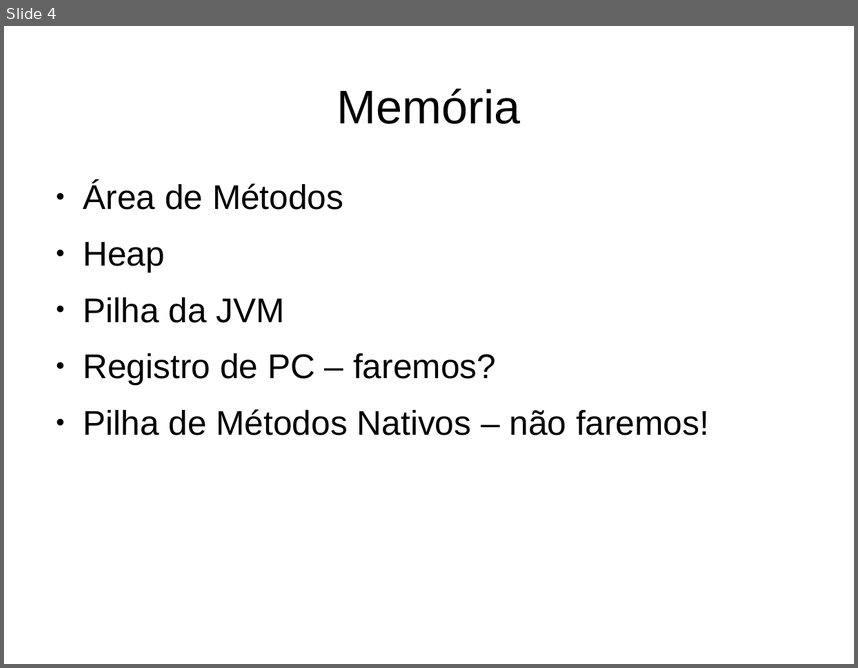
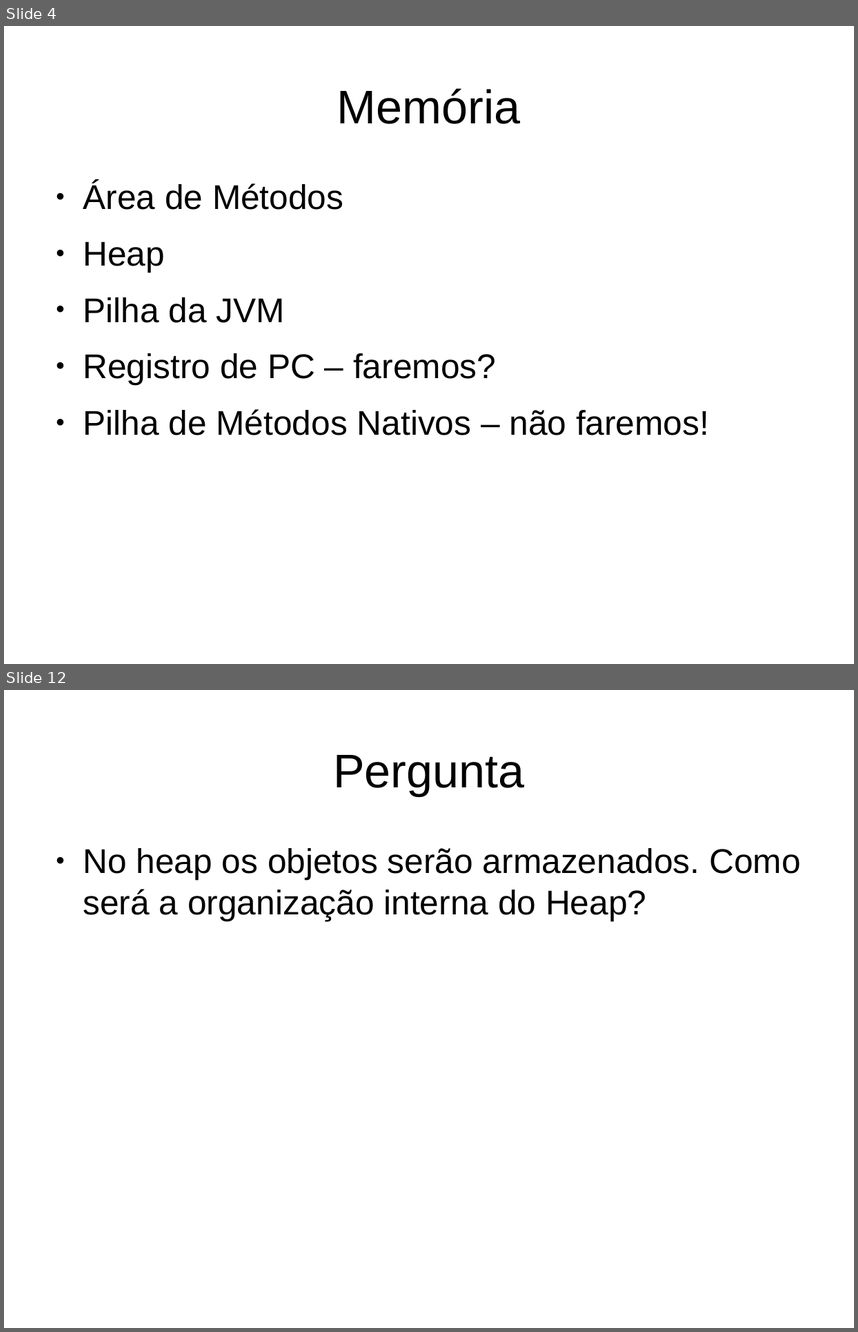
Before and after one commit to gabrielmm1234/jvm-sb, a slide deck: projetoLogico/apresentacao.odp. Shown one above the other, each under a label of ours: slide 4 before the commit, slides 4 and 12 after it; the slides between them are not shown. The pictures are 858x668 and 858x1332 pixels, drawn with LibreOffice and Linux fonts; fonts in the diff are those of the drawing. Boxes give left, top, right and bottom in pixels: in the first picture for what was removed or moved away, otherwise in the second. Text is boxed around its words. In the diff, an @@ line names an element or a change of style, - is before the commit and + after.

```diff
--- a/projetoLogico/apresentacao.odp
+++ b/projetoLogico/apresentacao.odp
@@ slide 12 added at (4, 690, 854, 1328), background #FFFFFF @@
@@ title added at (333, 755, 524, 796), 44 pt, text #000000 @@
+Pergunta
@@ text added at (83, 848, 800, 921), 32 pt, text #000000 @@
+● No heap os objetos serão armazenados. Como será a organização interna do Heap?
```
Also in this commit, not shown: 1 slide changed, 6 other slides added.
